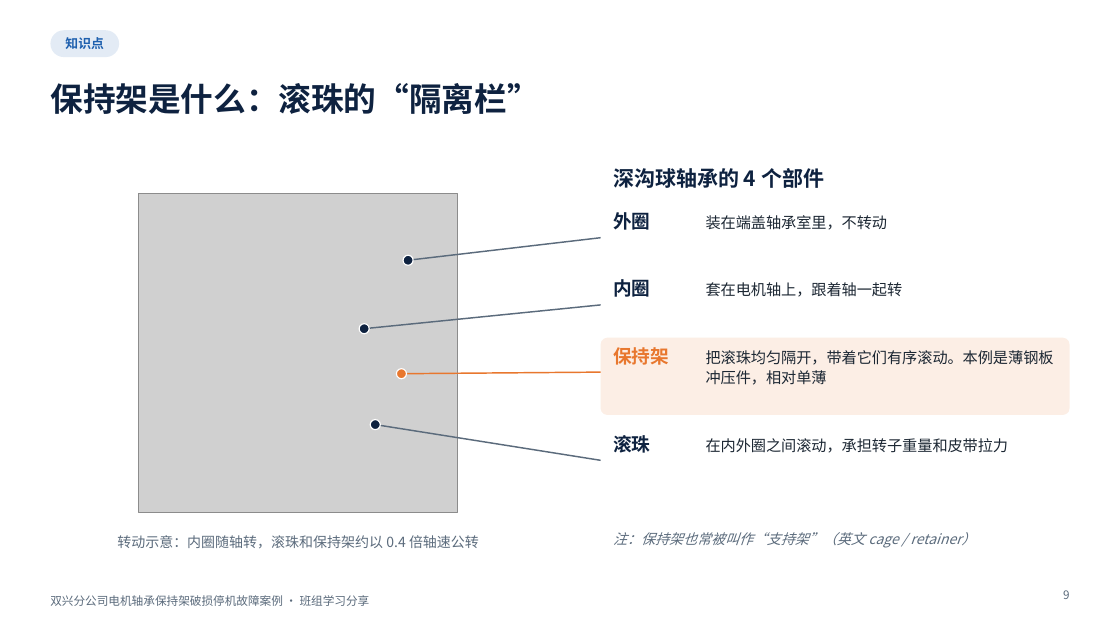
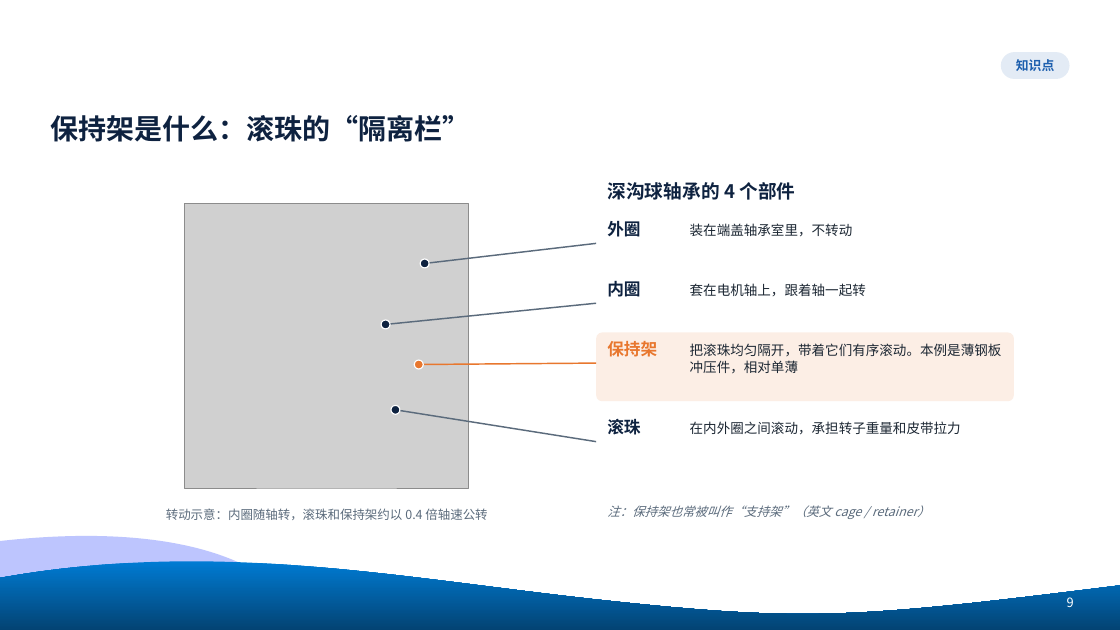
Before and after one commit to tdhvfrtz2r-netizen/YUGAFU, a slide deck: slide 9 of bearing_case_v2/out/bearing_case_v2.pptx. Drawn at 1120x630 pixels with LibreOffice and Linux fonts; fonts in the diff are those of the drawing; grey boxes stand for pictures; background and template pictures are left out. Boxes give left, top, right and bottom in pixels: in the first picture for what was removed or moved away, otherwise in the second. Text is boxed around its words. In the diff, an @@ line names an element or a change of style, - is before the commit and + after.

```diff
--- a/bearing_case_v2/out/bearing_case_v2.pptx
+++ b/bearing_case_v2/out/bearing_case_v2.pptx
@@ rounded rectangle "知识点": place and size @@
-rounded rectangle "知识点" at bbox=[50, 30, 119, 57]
+rounded rectangle "知识点" at bbox=[1001, 52, 1070, 79]
@@ title "保持架是什么：滚珠的“隔离栏”": place and size @@
-title "保持架是什么：滚珠的“隔离栏”" at bbox=[50, 83, 539, 114]
+title "保持架是什么：滚珠的“隔离栏”" at bbox=[50, 115, 470, 142]
@@ title "保持架是什么：滚珠的“隔离栏”" at bbox=[50, 115, 470, 142]: size 28 to 24 pt @@
@@ text "深沟球轴承的 4 个部件": place and size @@
-text "深沟球轴承的 4 个部件" at bbox=[613, 168, 824, 188]
+text "深沟球轴承的 4 个部件" at bbox=[607, 182, 795, 200]
@@ text "深沟球轴承的 4 个部件" at bbox=[607, 182, 795, 200]: size 18 to 16 pt @@
@@ picture: place and size @@
-picture at bbox=[139, 193, 458, 513]
+picture at bbox=[185, 204, 469, 488]
@@ text "外圈": place and size @@
-text "外圈" at bbox=[613, 212, 650, 230]
+text "外圈" at bbox=[607, 221, 640, 237]
@@ text "装在端盖轴承室里，不转动": place and size @@
-text "装在端盖轴承室里，不转动" at bbox=[706, 215, 888, 230]
+text "装在端盖轴承室里，不转动" at bbox=[690, 223, 853, 237]
@@ ellipse: place and size @@
-ellipse at bbox=[403, 255, 413, 266]
+ellipse at bbox=[420, 259, 429, 268]
@@ line moved from (408, 260) - (601, 238) to (425, 264) - (597, 244) @@
@@ text "套在电机轴上，跟着轴一起转": place and size @@
-text "套在电机轴上，跟着轴一起转" at bbox=[706, 282, 903, 297]
+text "套在电机轴上，跟着轴一起转" at bbox=[690, 283, 866, 296]
@@ ellipse: place and size @@
-ellipse at bbox=[360, 323, 370, 334]
+ellipse at bbox=[381, 320, 391, 329]
@@ line moved from (365, 329) - (601, 305) to (386, 324) - (597, 303) @@
@@ rounded rectangle: place and size @@
-rounded rectangle at bbox=[601, 338, 1070, 415]
+rounded rectangle at bbox=[597, 333, 1014, 402]
@@ text "把滚珠均匀隔开，带着它们有序滚动。本例是薄钢板冲压件，相对单薄": place and size @@
-text "把滚珠均匀隔开，带着它们有序滚动。本例是薄钢板冲压件，相对单薄" at bbox=[706, 350, 1054, 385]
+text "把滚珠均匀隔开，带着它们有序滚动。本例是薄钢板冲压件，相对单薄" at bbox=[690, 343, 1002, 374]
@@ ellipse: place and size @@
-ellipse at bbox=[397, 369, 407, 379]
+ellipse at bbox=[414, 360, 423, 370]
@@ line moved from (402, 374) - (601, 372) to (419, 365) - (597, 363) @@
@@ ellipse: place and size @@
-ellipse at bbox=[371, 419, 381, 429]
+ellipse at bbox=[391, 406, 400, 415]
@@ line moved from (376, 424) - (601, 460) to (396, 410) - (597, 442) @@
@@ size 16 to 14.2 pt in 4 elements at bbox=[607, 278, 640, 300], bbox=[607, 221, 640, 237], bbox=[607, 341, 657, 357], bbox=[607, 419, 640, 435] @@
@@ text "滚珠": place and size @@
-text "滚珠" at bbox=[613, 435, 650, 453]
+text "滚珠" at bbox=[607, 419, 640, 435]
@@ size 13 to 11.6 pt in 4 elements at bbox=[690, 283, 866, 296], bbox=[690, 223, 853, 237], bbox=[690, 343, 1002, 374], bbox=[690, 421, 961, 435] @@
@@ text "在内外圈之间滚动，承担转子重量和皮带拉力": place and size @@
-text "在内外圈之间滚动，承担转子重量和皮带拉力" at bbox=[706, 438, 1009, 453]
+text "在内外圈之间滚动，承担转子重量和皮带拉力" at bbox=[690, 421, 961, 435]
@@ text "转动示意：内圈随轴转，滚珠和保持架约以 0.4 倍轴速公转": place and size @@
-text "转动示意：内圈随轴转，滚珠和保持架约以 0.4 倍轴速公转" at bbox=[117, 535, 479, 548]
+text "转动示意：内圈随轴转，滚珠和保持架约以 0.4 倍轴速公转" at bbox=[166, 508, 487, 520]
@@ text "转动示意：内圈随轴转，滚珠和保持架约以 0.4 倍轴速公转" at bbox=[166, 508, 487, 520]: size 12 to 10.7 pt @@
@@ text "注：保持架也常被叫作“支持架”（英文 cage / retainer）" at bbox=[607, 505, 930, 519]: size 12 to 10.7 pt @@
@@ text "注：保持架也常被叫作“支持架”（英文 cage / retainer）": place and size @@
-text "注：保持架也常被叫作“支持架”（英文 cage / retainer）" at bbox=[613, 532, 975, 548]
+text "注：保持架也常被叫作“支持架”（英文 cage / retainer）" at bbox=[607, 505, 930, 519]
@@ freeform shape added at bbox=[0, 536, 314, 630], fill #BDC5FE @@
@@ freeform shape added at bbox=[0, 561, 1120, 630], fill gradient #007BD3 to #034373 @@
@@ text removed at bbox=[50, 595, 370, 606] @@
-双兴分公司电机轴承保持架破损停机故障案例 · 班组学习分享
@@ page number: place and size @@
-page number at bbox=[1063, 590, 1069, 599]
+page number at bbox=[1067, 597, 1074, 607]
@@ page number at bbox=[1067, 597, 1074, 607]: size 10 to 11 pt, text colour #5B6B7C to #FFFFFF @@
```
Also in this commit, not shown: 17 other slides changed, 7 other files.
